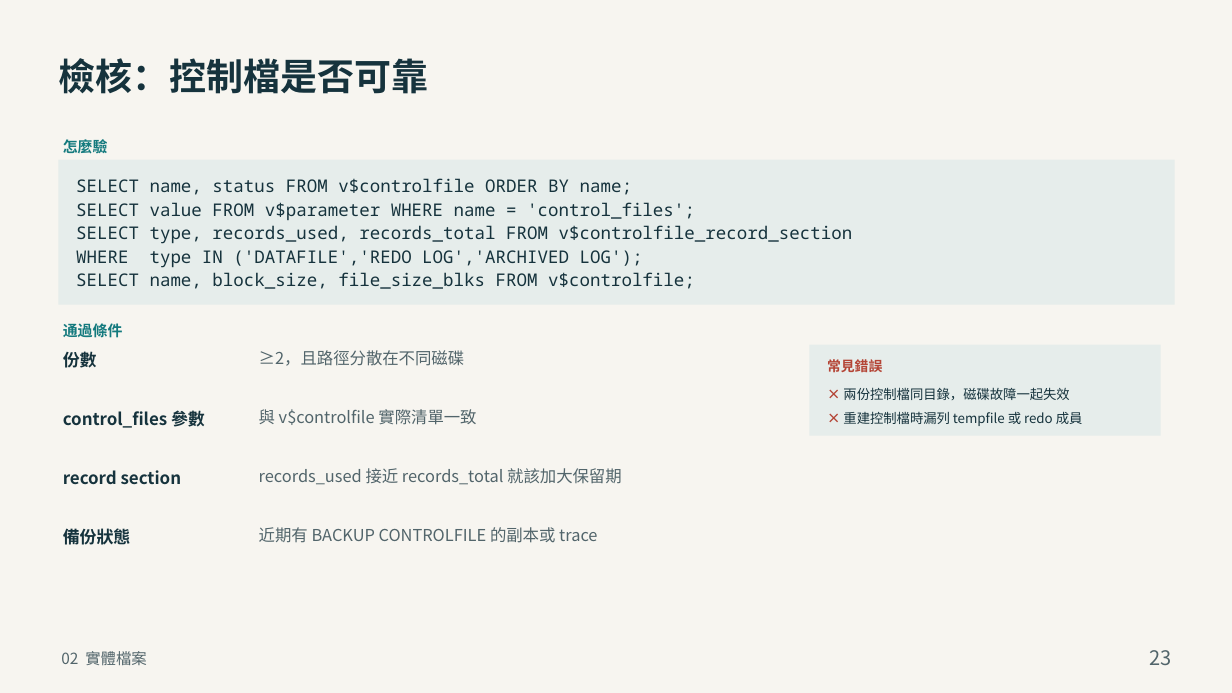
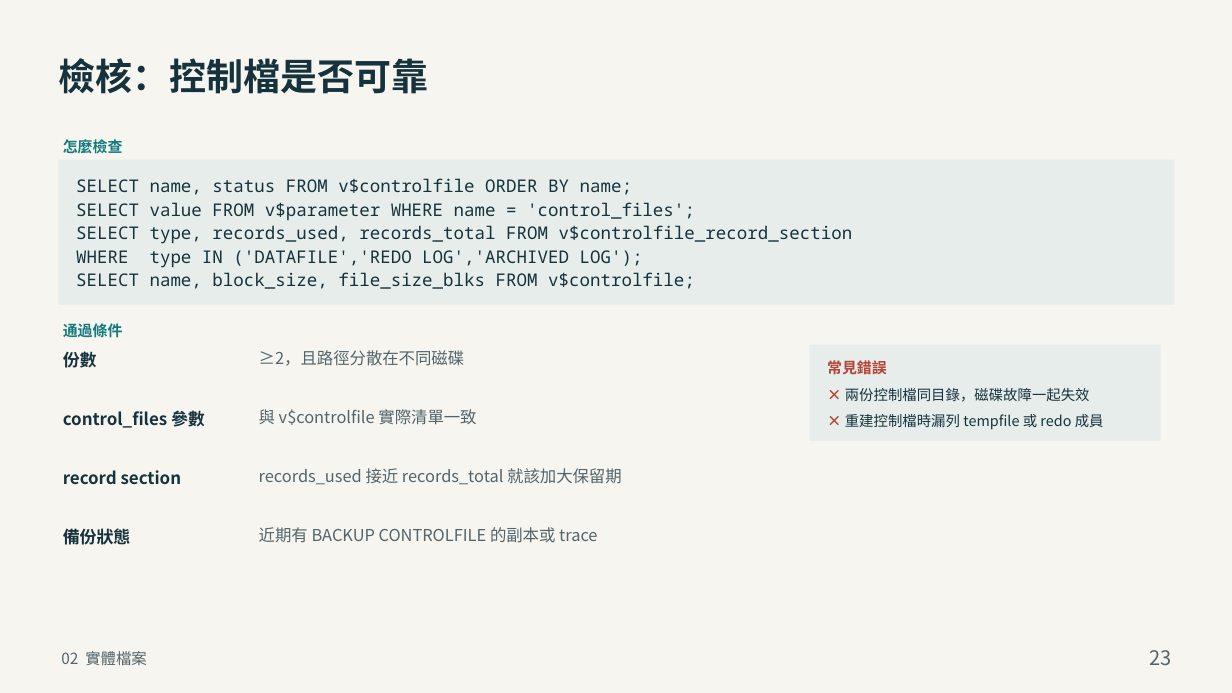
Before and after one commit to YouAreTheBlueSky/Oracle-DBA-Training-Docs, a slide deck: slide 23 of deliver_beginner/02_Oracle_DBA_建置與日常管理.pptx. Drawn at 1232x693 pixels with LibreOffice and Linux fonts; fonts in the diff are those of the drawing. Boxes give left, top, right and bottom in pixels: in the first picture for what was removed or moved away, otherwise in the second. Text is boxed around its words. In the diff, an @@ line names an element or a change of style, - is before the commit and + after.

Commit message:
檢核頁：標籤改為「怎麼檢查」，常見錯誤基準字級 13→14
73 頁檢核頁的「怎麼驗」全部改為「怎麼檢查」。常見錯誤項目由 13pt 提到 14pt（標題 13.5→14.5），全部 73 頁重新產生且未觸發自動縮字；第 2 章 p14 因已個別放大，pitfall_scale 由 1.22 調為 1.02 以免每次都退讓。

建置腳本改為在 deckkit（版面程式）更新時也重建，避免只改版面卻因模組未變而跳過。

```diff
--- a/deliver_beginner/02_Oracle_DBA_建置與日常管理.pptx
+++ b/deliver_beginner/02_Oracle_DBA_建置與日常管理.pptx
@@ text at (63,139,123,154): text changed @@
-怎麼驗
+怎麼檢查
@@ rectangle: place and size @@
-rectangle at (809,344,1160,435)
+rectangle at (809,344,1160,440)
@@ text "常見錯誤" at (827,360,887,374): size 13.5 to 14.5 pt; line spacing 19.2pt to 20.6pt @@
@@ text "× 兩份控制檔同目錄，磁碟故障一起失效" at (845,388,1104,430): size 13 to 14 pt; line spacing 18.5pt to 19.9pt @@
```
Also in this commit, not shown: 13 other slides changed, 20 other files.
